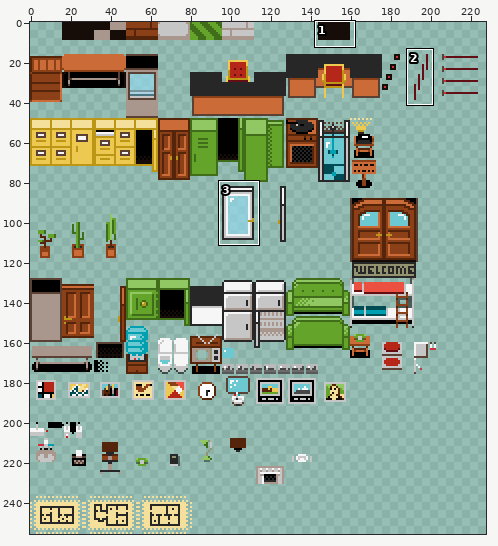
Two states of a sprite sheet, res/tiles.png. The first picture is a wide view before the edit; the outline marks the close-up.
Close-up. Old version:
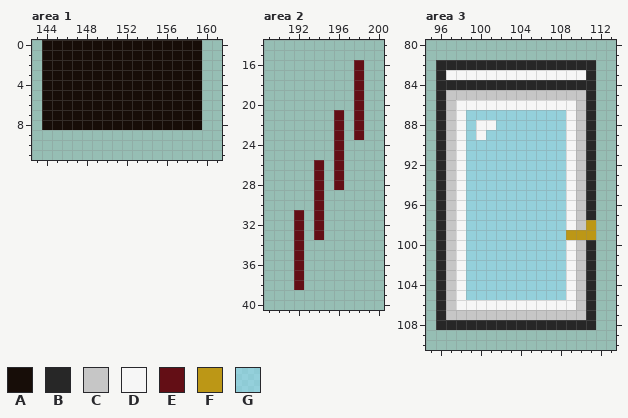
The file is 256x256 pixels. Shown: area 1: x 143..161, y 0..11; area 2: x 189..200, y 14..40; area 3: x 95..113, y 80..110. The wide view leaves out empty margins. The commit also changed other parts of the picture, which this record leaves out.
Palette (. is transparent): A #170d08  B #272727  C #c6c6c6  D #f6f6f6  E #630e15  F #bc9716  G #92e2ff83
Pixels before, area 1, first column x 144:
0 AAAAAAAAAAAAAAAA
1 AAAAAAAAAAAAAAAA
2 AAAAAAAAAAAAAAAA
3 AAAAAAAAAAAAAAAA
4 AAAAAAAAAAAAAAAA
5 AAAAAAAAAAAAAAAA
6 AAAAAAAAAAAAAAAA
7 AAAAAAAAAAAAAAAA
8 AAAAAAAAAAAAAAAA
Pixels before, area 2, first column x 192:
16 ......E
17 ......E
18 ......E
19 ......E
20 ......E
21 ....E.E
22 ....E.E
23 ....E.E
24 ....E..
25 ....E..
26 ..E.E..
27 ..E.E..
28 ..E.E..
29 ..E....
30 ..E....
31 E.E....
32 E.E....
33 E.E....
34 E......
35 E......
36 E......
37 E......
38 E......
Pixels before, area 3, first column x 96:
 82 BBBBBBBBBBBBBBBB
 83 BDDDDDDDDDDDDDDB
 84 BBBBBBBBBBBBBBBB
 85 BCCCCCCCCCCCCCCB
 86 BCDDDDDDDDDDDDCB
 87 BCDGGGGGGGGGGDCB
 88 BCDGDDGGGGGGGDCB
 89 BCDGDGGGGGGGGDCB
 90 BCDGGGGGGGGGGDCB
 91 BCDGGGGGGGGGGDCB
 92 BCDGGGGGGGGGGDCB
 93 BCDGGGGGGGGGGDCB
 94 BCDGGGGGGGGGGDCB
 95 BCDGGGGGGGGGGDCB
 96 BCDGGGGGGGGGGDCB
 97 BCDGGGGGGGGGGDCB
 98 BCDGGGGGGGGGGDCF
 99 BCDGGGGGGGGGGFFF
100 BCDGGGGGGGGGGDCB
101 BCDGGGGGGGGGGDCB
102 BCDGGGGGGGGGGDCB
103 BCDGGGGGGGGGGDCB
104 BCDGGGGGGGGGGDCB
105 BCDGGGGGGGGGGDCB
106 BCDDDDDDDDDDDDCB
107 BCCCCCCCCCCCCCCB
108 BBBBBBBBBBBBBBBB
The result:
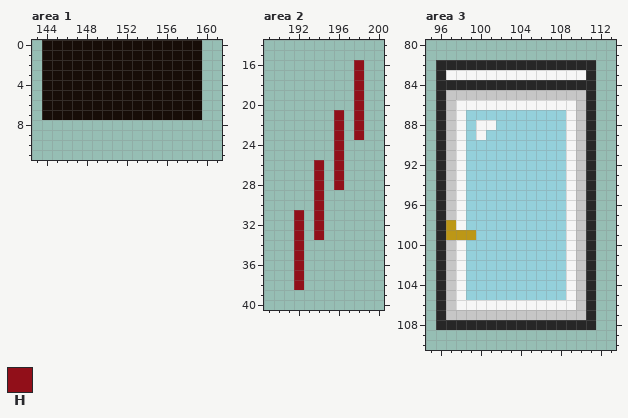
Colours new in this view: H #910f19
The edit:
{"where": "area 1"}
{"y":8,"x":144,"old":"AAAAAAAAAAAAAAAA","new":"................"}
{"where": "area 2"}
{"y":16,"x":198,"old":"E","new":"H"}
{"y":17,"x":198,"old":"E","new":"H"}
{"y":18,"x":198,"old":"E","new":"H"}
{"y":19,"x":198,"old":"E","new":"H"}
{"y":20,"x":198,"old":"E","new":"H"}
{"y":21,"x":196,"old":"E","new":"H"}
{"y":21,"x":198,"old":"E","new":"H"}
{"y":22,"x":196,"old":"E","new":"H"}
{"y":22,"x":198,"old":"E","new":"H"}
{"y":23,"x":196,"old":"E","new":"H"}
{"y":23,"x":198,"old":"E","new":"H"}
{"y":24,"x":196,"old":"E","new":"H"}
{"y":25,"x":196,"old":"E","new":"H"}
{"y":26,"x":194,"old":"E","new":"H"}
{"y":26,"x":196,"old":"E","new":"H"}
{"y":27,"x":194,"old":"E","new":"H"}
{"y":27,"x":196,"old":"E","new":"H"}
{"y":28,"x":194,"old":"E","new":"H"}
{"y":28,"x":196,"old":"E","new":"H"}
{"y":29,"x":194,"old":"E","new":"H"}
{"y":30,"x":194,"old":"E","new":"H"}
{"y":31,"x":192,"old":"E","new":"H"}
{"y":31,"x":194,"old":"E","new":"H"}
{"y":32,"x":192,"old":"E","new":"H"}
{"y":32,"x":194,"old":"E","new":"H"}
{"y":33,"x":192,"old":"E","new":"H"}
{"y":33,"x":194,"old":"E","new":"H"}
{"y":34,"x":192,"old":"E","new":"H"}
{"y":35,"x":192,"old":"E","new":"H"}
{"y":36,"x":192,"old":"E","new":"H"}
{"y":37,"x":192,"old":"E","new":"H"}
{"y":38,"x":192,"old":"E","new":"H"}
{"where": "area 3"}
{"y":98,"x":97,"old":"C","new":"F"}
{"y":98,"x":111,"old":"F","new":"B"}
{"y":99,"x":97,"old":"CDG","new":"FFF"}
{"y":99,"x":109,"old":"FFF","new":"DCB"}
{"label":"erased","picture_box":[42,120,202,130]}
{"label":"changed","picture_box":[294,60,364,290]}
{"label":"changed","picture_box":[446,220,476,240]}
{"label":"changed","picture_box":[566,220,596,240]}
